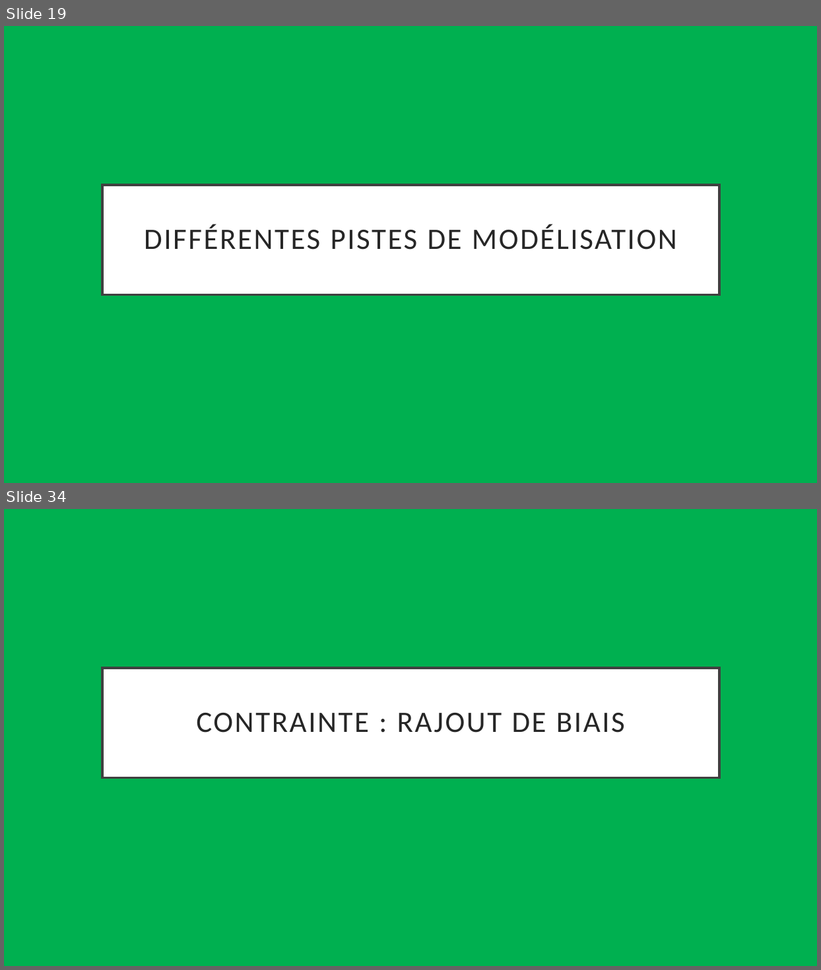
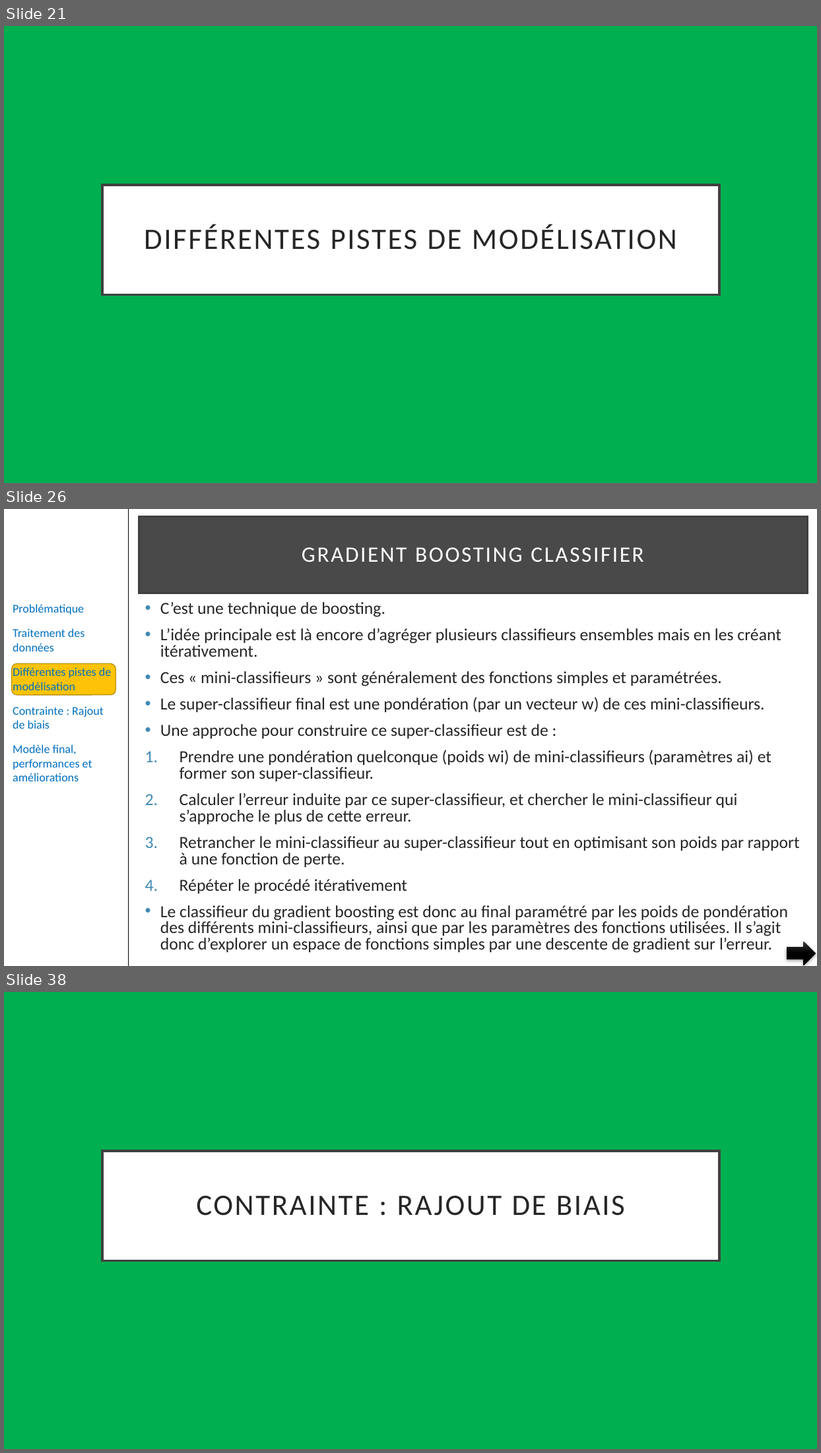
Before and after one commit to pfroide/python, a slide deck: Projet_5/p5.pptx. Shown one above the other, each under a label of ours: slides 19 and 34 before the commit, slides 21, 26 and 38 after it; the slides between them are not shown. The pictures are 821x970 and 821x1453 pixels, drawn with LibreOffice and Linux fonts; fonts in the diff are those of the drawing. Boxes give left, top, right and bottom in pixels: in the first picture for what was removed or moved away, otherwise in the second. Text is boxed around its words. In the diff, an @@ line names an element or a change of style, - is before the commit and + after.

```diff
--- a/Projet_5/p5.pptx
+++ b/Projet_5/p5.pptx
@@ slide 26 added at box(4, 509, 817, 966), background #FFFFFF @@
@@ line added from (129, 509) to (129, 966), #000000 1 pt @@
@@ title added at box(139, 517, 807, 593), fill #0D0D0D at 75% opacity, outline #404040 2.5 pt, 26 pt, text #FFFFFF @@
+GRADIENT BOOSTING CLASSIFIER
@@ text added at box(13, 604, 111, 782), 14 pt, text #0070C0 @@
+Problématique
+Traitement des données
+Différentes pistes de modélisation
+Contrainte : Rajout de biais
+Modèle final, performances et améliorations
@@ text added at box(160, 602, 800, 953), 20 pt, text #262626 @@
+• C’est une technique de boosting.
+• L’idée principale est là encore d’agréger plusieurs classifieurs ensembles mais en les créant itérativement.
+• Ces « mini-classifieurs » sont généralement des fonctions simples et paramétrées.
+• Le super-classifieur final est une pondération (par un vecteur w) de ces mini-classifieurs.
+• Une approche pour construire ce super-classifieur est de :
+1. Prendre une pondération quelconque (poids wi) de mini-classifieurs (paramètres ai) et former son super-classifieur.
+2. Calculer l’erreur induite par ce super-classifieur, et chercher le mini-classifieur qui s’approche le plus de cette erreur.
+3. Retrancher le mini-classifieur au super-classifieur tout en optimisant son poids par rapport à une fonction de perte.
+4. Répéter le procédé itérativement
+• Le classifieur du gradient boosting est donc au final paramétré par les poids de pondération des différents mini-classifieurs, ainsi que par les paramètres des fonctions utilisées. Il s’agit donc d’explorer un espace de fonctions simples par une descente de gradient sur l’erreur.
@@ rounded rectangle added at box(12, 664, 116, 695), fill #FEC306, outline #BC9004 1 pt @@
@@ right arrow added at box(787, 942, 816, 966), fill gradient #393939 to #000000 @@
@@ what was slide 19 is now slide 21 @@
@@ what was slide 34 is now slide 38 @@
```
Also in this commit, not shown: 25 slides changed, 14 other slides added, 13 slides removed.
